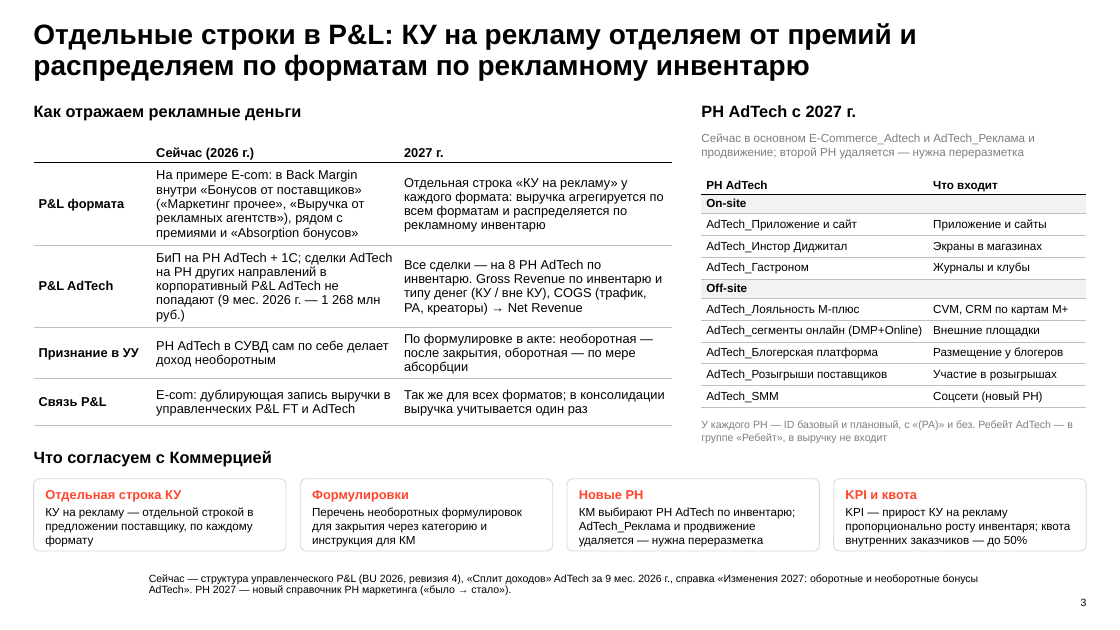
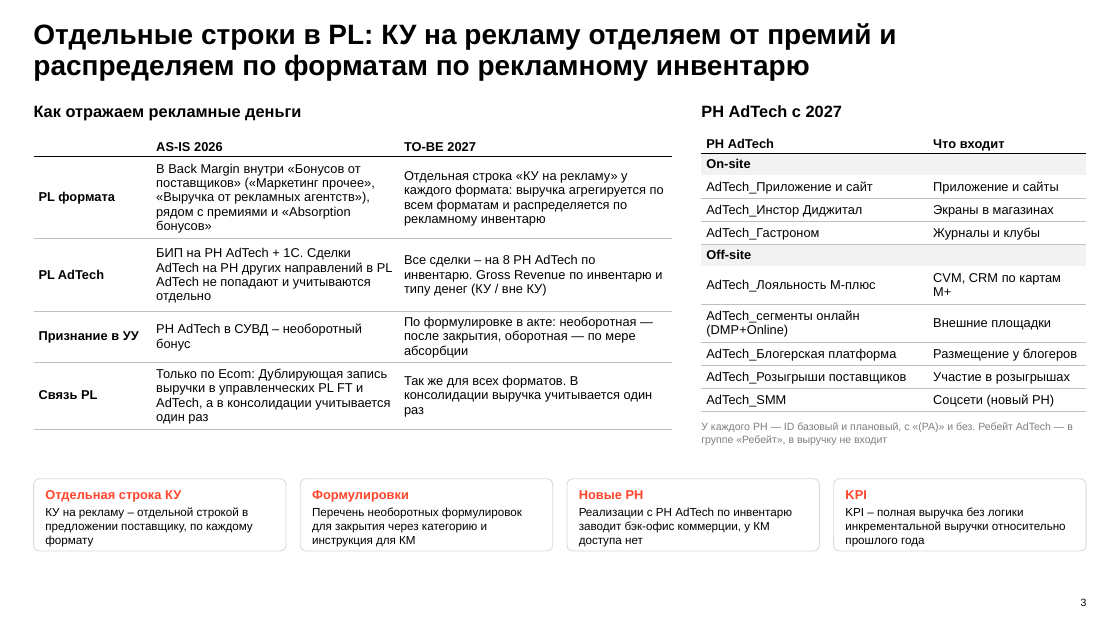
Before and after one commit to DenisMagnit/1, a slide deck: slide 3 of AdTech_КУ_2027_логика_драфт.pptx. Drawn at 1120x630 pixels with LibreOffice and Linux fonts; fonts in the diff are those of the drawing; background and template pictures are left out. Boxes give left, top, right and bottom in pixels: in the first picture for what was removed or moved away, otherwise in the second. Text is boxed around its words. In the diff, an @@ line names an element or a change of style, - is before the commit and + after.

```diff
--- a/AdTech_КУ_2027_логика_драфт.pptx
+++ b/AdTech_КУ_2027_логика_драфт.pptx
@@ text at [33, 23, 896, 80]: text changed @@
-Отдельные строки в P&L: КУ на рекламу отделяем от премий и распределяем по форматам по рекламному инвентарю
+Отдельные строки в PL: КУ на рекламу отделяем от премий и распределяем по форматам по рекламному инвентарю
@@ text at [701, 105, 842, 117]: text changed @@
-РН AdTech с 2027 г.
+РН AdTech с 2027
@@ table at [34, 129, 672, 429] @@
-row 1, column 2: Сейчас (2026 г.)
+row 1, column 2: AS-IS 2026
-row 1, column 3: 2027 г.
+row 1, column 3: TO-BE 2027
-row 2, column 1: P&L формата
+row 2, column 1: PL формата
-row 2, column 2: На примере E-com: в Back Margin внутри «Бонусов от поставщиков» («Маркетинг прочее», «Выручка от рекламных агентств»), рядом с премиями и «Absorption бонусов»
+row 2, column 2: В Back Margin внутри «Бонусов от поставщиков» («Маркетинг прочее», «Выручка от рекламных агентств»), рядом с премиями и «Absorption бонусов»
-row 3: P&L AdTech | БиП на РН AdTech + 1С; сделки AdTech на РН других направлений в корпоративный P&L AdTech не попадают (9 мес. 2026 г. — 1 268 млн руб.) | Все сделки — на 8 РН AdTech по инвентарю. Gross Revenue по инвентарю и типу денег (КУ / вне КУ), COGS (трафик, РА, креаторы) → Net Revenue
+row 3: PL AdTech | БИП на РН AdTech + 1С. Сделки AdTech на РН других направлений в PL AdTech не попадают и учитываются отдельно | Все сделки – на 8 РН AdTech по инвентарю. Gross Revenue по инвентарю и типу денег (КУ / вне КУ)
-row 4, column 2: РН AdTech в СУВД сам по себе делает доход необоротным
+row 4, column 2: РН AdTech в СУВД – необоротный бонус
-row 5: Связь P&L | E-com: дублирующая запись выручки в управленческих P&L FT и AdTech | Так же для всех форматов; в консолидации выручка учитывается один раз
+row 5: Связь PL | Только по Ecom: Дублирующая запись выручки в управленческих PL FT и AdTech, а в консолидации учитывается один раз | Так же для всех форматов. В консолидации выручка учитывается один раз
@@ borders changed @@
@@ table: place and size @@
-table at [34, 136, 672, 420]
+table at [34, 129, 672, 429]
@@ text removed at [701, 133, 1035, 159] @@
-Сейчас в основном E-Commerce_Adtech и AdTech_Реклама и продвижение; второй РН удаляется — нужна переразметка
@@ table at [702, 129, 1086, 412] @@
@@ size 10 to 11 pt @@
@@ borders changed @@
@@ table: place and size @@
-table at [702, 171, 1086, 408]
+table at [702, 129, 1086, 412]
@@ text removed at [34, 451, 272, 466] @@
-Что согласуем с Коммерцией
@@ text in rounded rectangle at [45, 507, 253, 547]: text changed @@
-КУ на рекламу — отдельной строкой в предложении поставщику, по каждому формату
+КУ на рекламу – отдельной строкой в предложении поставщику, по каждому формату
@@ text in rounded rectangle at [579, 507, 792, 547]: text changed @@
-КМ выбирают РН AdTech по инвентарю; AdTech_Реклама и продвижение удаляется — нужна переразметка
+Реализации с РН AdTech по инвентарю заводит бэк-офис коммерции, у КМ доступа нет
@@ text in rounded rectangle at [845, 490, 1066, 547]: text changed @@
-KPI и квота
-KPI — прирост КУ на рекламу пропорционально росту инвентаря; квота внутренних заказчиков — до 50%
+KPI
+KPI – полная выручка без логики инкрементальной выручки относительно прошлого года
@@ text removed at [149, 574, 979, 596] @@
-Сейчас — структура управленческого P&L (BU 2026, ревизия 4), «Сплит доходов» AdTech за 9 мес. 2026 г., справка «Изменения 2027: оборотные и необоротные бонусы AdTech». РН 2027 — новый справочник РН маркетинга («было → стало»).
```
Also in this commit, not shown: 2 other slides changed.
